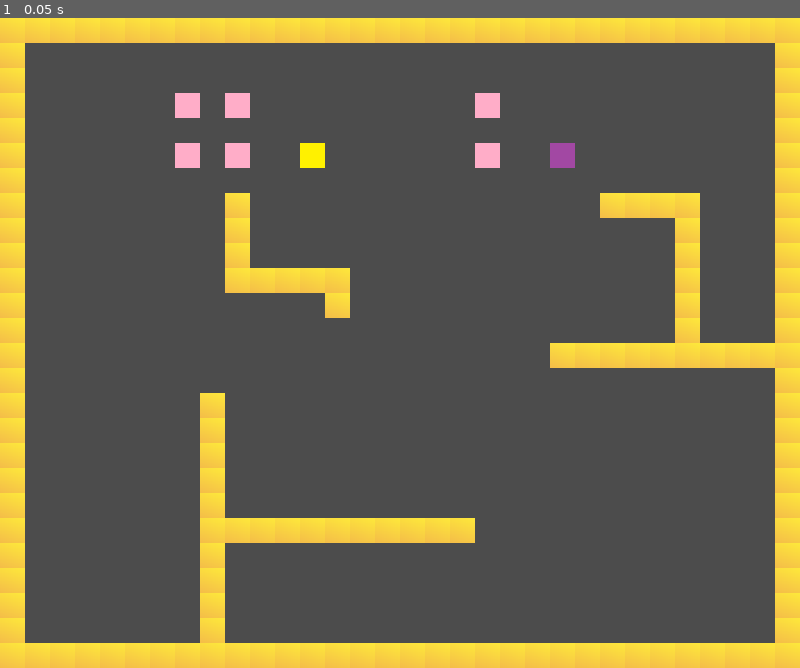
Above: before the commit, frame 1.
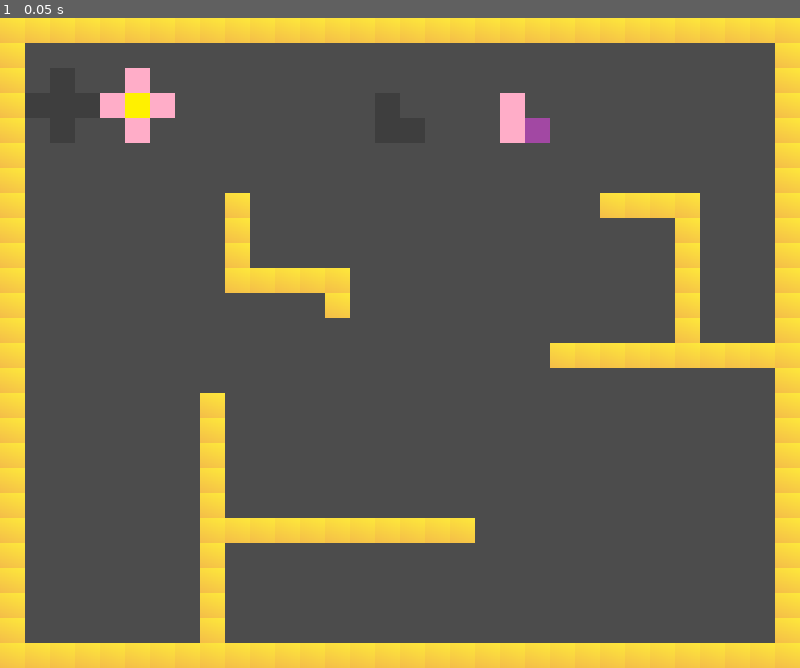
Above: after the commit, the same moment.

Repository: JacobBas/gmtk2021-godot
Game: Godot game, scene res://refactorme/SandboxLevel_Brad.tscn
Two runs of this game, one before a commit and one after it. Both use one fixed random seed, a clock stepped at 60 frames per second and the inputs below. This scene is started directly instead of the project's main scene.
Inputs:
- Up to frame 1 (0.05 s): no input

The runs differ from the first frame. In frame 1, 1.9% of the frame differs, in the area x 12-72%, y 7-24%.

Commit message:
small changes

Diff:
--- a/refactorme/LevelEnv.gd
+++ b/refactorme/LevelEnv.gd
@@ -16,6 +16,8 @@
 			# Do something
 			print("- "+N.get_name())
 
+
+
 # Called when the node enters the scene tree for the first time.
 
 
--- a/refactorme/SandboxLevel_Brad.tscn
+++ b/refactorme/SandboxLevel_Brad.tscn
@@ -9,6 +9,7 @@
 [ext_resource path="res://refactorme/Sticky_Box.tscn" type="PackedScene" id=7]
 [ext_resource path="res://refactorme/files/Loop 1 - Jazzy.mp3" type="AudioStream" id=8]
 [ext_resource path="res://refactorme/Arrow_Player.gd" type="Script" id=9]
+[ext_resource path="res://refactorme/files/darkgreybox.png" type="Texture" id=10]
 
 [sub_resource type="ConvexPolygonShape2D" id=1]
 points = PoolVector2Array( 32, 32, 0, 32, 0, 0, 32, 0 )
@@ -59,6 +60,22 @@
 1/shapes = [  ]
 1/z_index = 0
 
+[sub_resource type="TileSet" id=3]
+0/name = "darkgreybox.png 0"
+0/texture = ExtResource( 10 )
+0/tex_offset = Vector2( 0, 0 )
+0/modulate = Color( 1, 1, 1, 1 )
+0/region = Rect2( 0, 0, 32, 32 )
+0/tile_mode = 0
+0/occluder_offset = Vector2( 0, 0 )
+0/navigation_offset = Vector2( 0, 0 )
+0/shape_offset = Vector2( 0, 0 )
+0/shape_transform = Transform2D( 1, 0, 0, 1, 0, 0 )
+0/shape_one_way = false
+0/shape_one_way_margin = 0.0
+0/shapes = [  ]
+0/z_index = 0
+
 [node name="SandboxLevel_Brad" type="Node2D"]
 script = ExtResource( 6 )
 
@@ -73,34 +90,46 @@
 format = 1
 tile_data = PoolIntArray( 0, 0, 0, 1, 0, 0, 2, 0, 0, 3, 0, 0, 4, 0, 0, 5, 0, 0, 6, 0, 0, 7, 0, 0, 8, 0, 0, 9, 0, 0, 10, …(2062 unchanged characters)…
 
+[node name="Goal_WASD" type="TileMap" parent="."]
+tile_set = SubResource( 3 )
+cell_size = Vector2( 32, 32 )
+format = 1
+tile_data = PoolIntArray( 131074, 0, 0, 196609, 0, 0, 196610, 0, 0, 196611, 0, 0, 262146, 0, 0 )
+
+[node name="Goal_Arrow" type="TileMap" parent="."]
+tile_set = SubResource( 3 )
+cell_size = Vector2( 32, 32 )
+format = 1
+tile_data = PoolIntArray( 131074, 0, 0, 196609, 0, 0, 196610, 0, 0, 196611, 0, 0, 196623, 0, 0, 262146, 0, 0, 262159, 0, 0, 262160, 0, 0 )
+
 [node name="Sticky_Boxes" type="Node2D" parent="."]
 
 [node name="Sticky_Box" parent="Sticky_Boxes" instance=ExtResource( 7 )]
-position = Vector2( 304, 176 )
+position = Vector2( 176, 144 )
 
 [node name="Sticky_Box2" parent="Sticky_Boxes" instance=ExtResource( 7 )]
-position = Vector2( 304, 112 )
+position = Vector2( 208, 112 )
 
 [node name="Sticky_Box3" parent="Sticky_Boxes" instance=ExtResource( 7 )]
-position = Vector2( 240, 112 )
+position = Vector2( 176, 80 )
 
 [node name="Sticky_Box4" parent="Sticky_Boxes" instance=ExtResource( 7 )]
-position = Vector2( 240, 176 )
+position = Vector2( 144, 112 )
 
 [node name="Sticky_Box5" parent="Sticky_Boxes" instance=ExtResource( 7 )]
-position = Vector2( 624, 176 )
+position = Vector2( 656, 144 )
 
 [node name="Sticky_Box6" parent="Sticky_Boxes" instance=ExtResource( 7 )]
-position = Vector2( 624, 112 )
+position = Vector2( 656, 112 )
 
 [node name="WASD_Players" type="Node2D" parent="."]
 script = ExtResource( 5 )
 
 [node name="WASD_Player" parent="WASD_Players" instance=ExtResource( 2 )]
-position = Vector2( 400, 176 )
+position = Vector2( 176, 112 )
 
 [node name="Arrow_Players" type="Node2D" parent="."]
 script = ExtResource( 9 )
 
 [node name="Arrow_Player" parent="Arrow_Players" instance=ExtResource( 4 )]
-position = Vector2( 720, 176 )
+position = Vector2( 688, 144 )
Not shown: 1 places in refactorme/SandboxLevel_Brad.tscn that only renumber resources
Binary file added: refactorme/files/darkgreybox.png
Not shown, added: refactorme/files/darkgreybox.png.import
